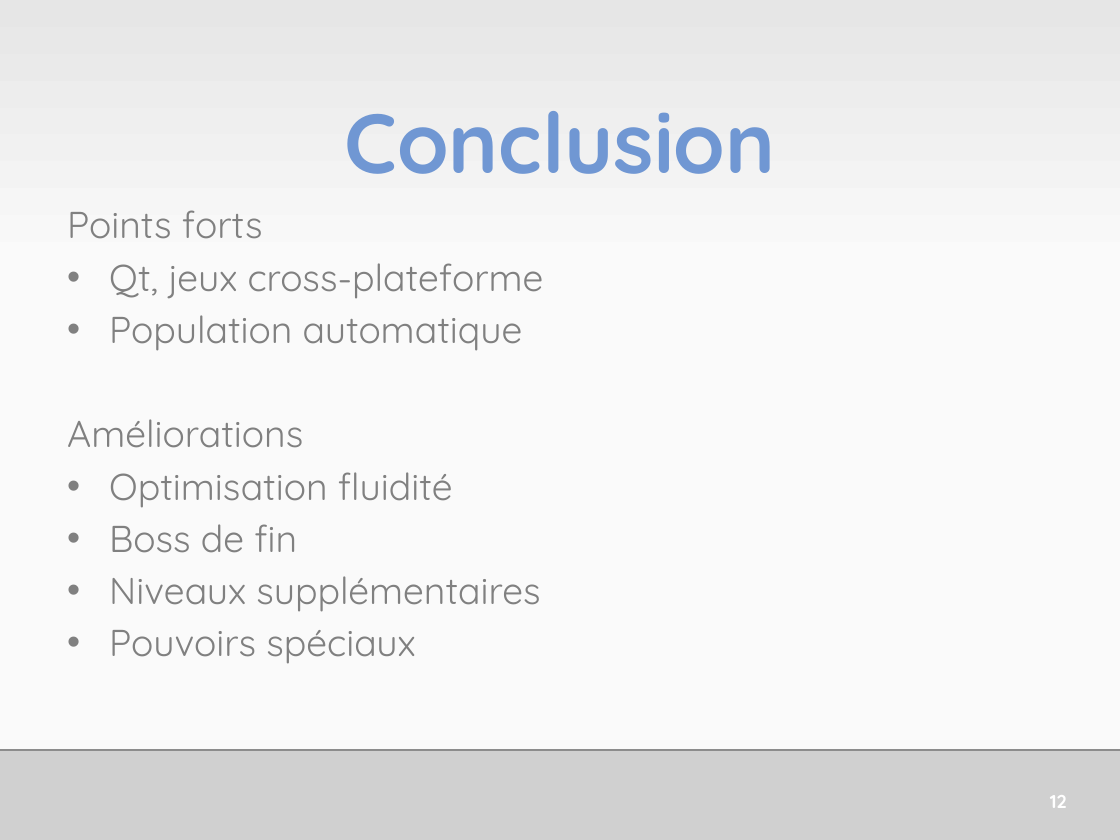
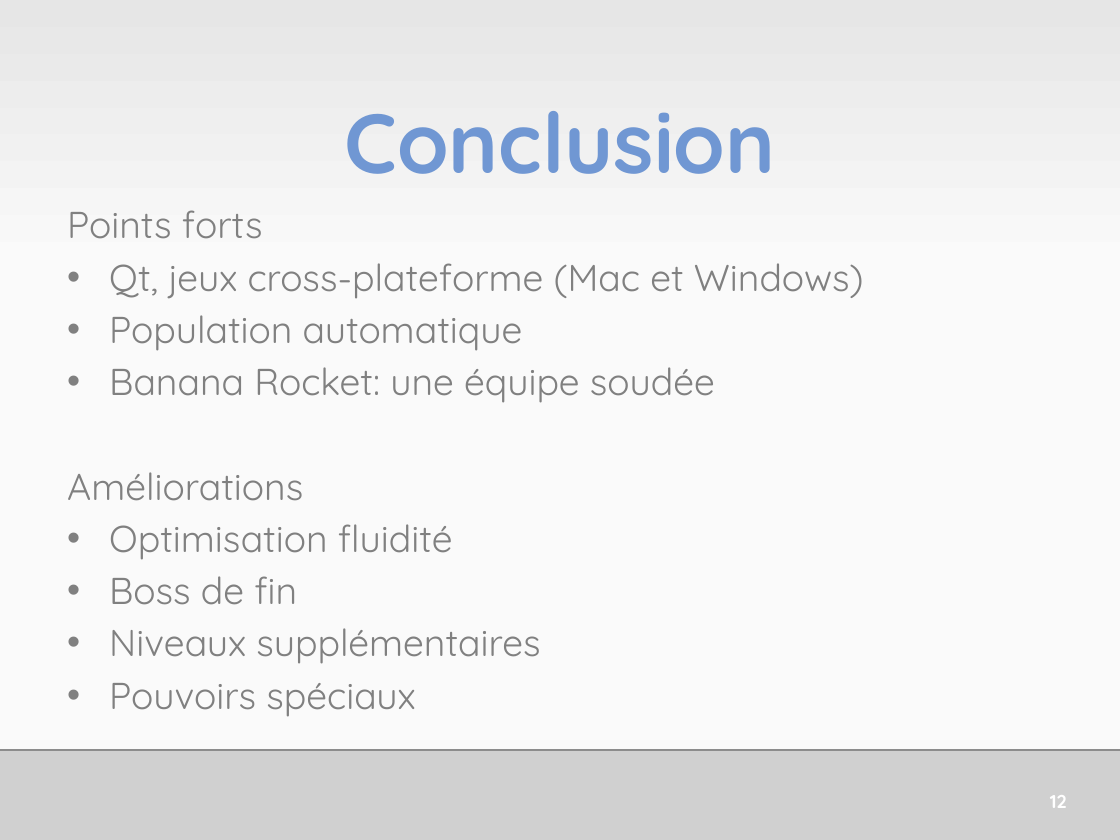
Before and after one commit to HE-ArcSurvivors/james-gouin-v1, a slide deck: slide 13 of Administration/JamesGouinSePresente.pptx. Drawn at 1120x840 pixels with LibreOffice and Linux fonts; fonts in the diff are those of the drawing; grey boxes stand for pictures. Boxes give left, top, right and bottom in pixels: in the first picture for what was removed or moved away, otherwise in the second. Text is boxed around its words. In the diff, an @@ line names an element or a change of style, - is before the commit and + after.

```diff
--- a/Administration/JamesGouinSePresente.pptx
+++ b/Administration/JamesGouinSePresente.pptx
@@ text at box(109, 263, 864, 299): text changed @@
-• Qt, jeux cross-plateforme
+• Qt, jeux cross-plateforme (Mac et Windows)
@@ text at box(109, 367, 715, 403): paragraph added @@
+• Banana Rocket: une équipe soudée
```
Also in this commit, not shown: 2 other slides changed.
